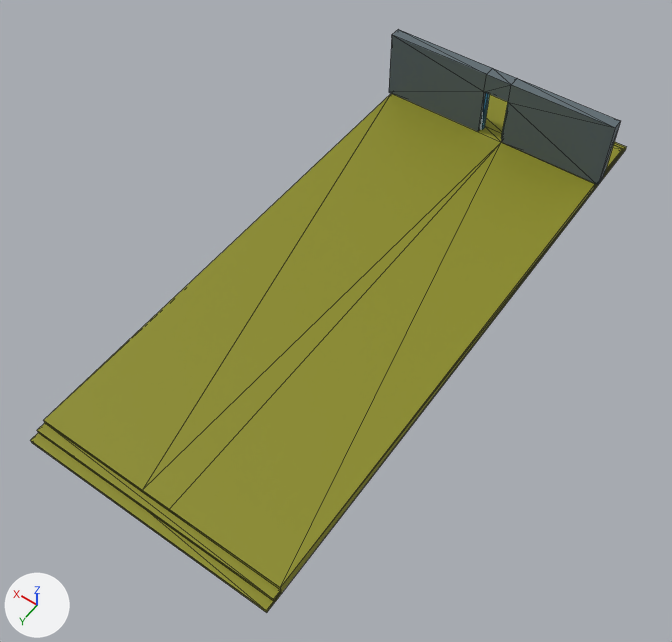
The FBX model OSB3D/Assets/Prefabs/Import/Buildings/BP10_F01_01.fbx: old version first, new version second.
Before and after are seen from a 50 mm lens placed at (9.9, -20.4, 27.1), pointed at (22.1, -37.5, 0.2). The axes (+X, +Y, +Z) are drawn at lower left. The lights are the same throughout. Mesh edges are drawn as thin lines. Vertices at the same position are counted once.

The first picture shows 'BP10_F01_01'.
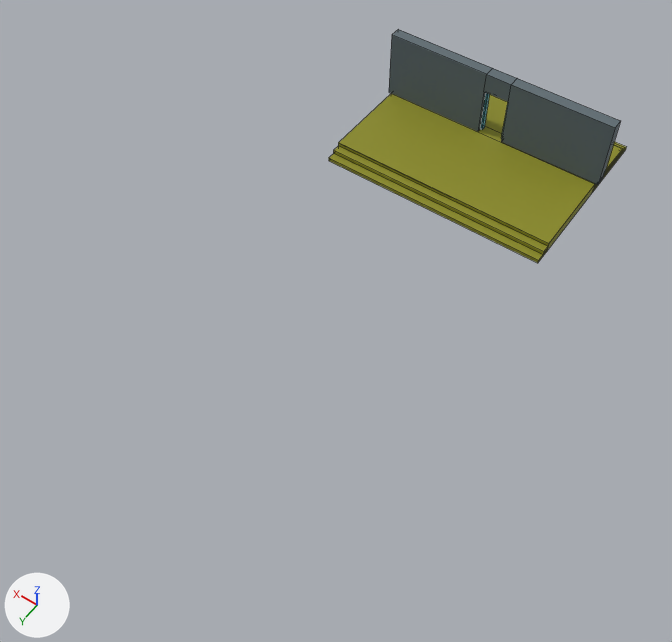
Where the change shows, as pixel boxes (x1, y1, x2, y2) in the pictures (672 x 642 px):
```json
{"object": "BP10_F01_01", "change": "reshaped", "before": [31, 29, 626, 613], "after": [329, 29, 626, 263], "on screen": "50% narrower, 60% shorter"}
{"part": 1, "of": "me_cube_003", "change": "added", "after": [329, 143, 548, 263], "on screen": "yellow"}
{"part": 2, "of": "me_cube_003", "change": "deleted", "before": [31, 421, 281, 613], "on screen": "yellow"}
{"part": 3, "of": "me_cube_003", "change": "cut back", "before": [44, 30, 626, 594], "after": [339, 30, 626, 252]}
```

Edits to the scene script, one JSON object a line:
```json
{"block": "me_cube_003", "where": "# used by ob_bp10_f01_01; location = (22.5, -40.0, 2.5)"}
{"op": "remove", "block": "me_cube_003", "code": "me_cube_003.from_pydata(...)  # 103 vertices, 141 faces; spans x -5.1..5.1, y -12.5..12.5, z -2.5..1.5"}
{"op": "add", "block": "me_cube_003", "code": "me_cube_003.from_pydata(...)  # 103 vertices, 63 faces; spans x -5.1..5.1, y -12.5..-4.5, z -2.5..1.5"}
{"block": "me_cube_003", "change": "me_cube_003 part 1: a new loose piece of 16 vertices spanning x -5.0..5.0, y -5.2..-4.5, z -2.5..-2.0, in mat_slab_006 (yellow #8a8a1b)"}
{"block": "me_cube_003", "change": "me_cube_003 part 2: the loose piece of 16 vertices spanning x -5.0..5.0, y 11.8..12.5, z -2.5..-2.0 is deleted"}
{"block": "me_cube_003", "change": "me_cube_003 part 3"}
{"block": "me_cube_003", "change": "6 vertices are removed from x -5.0..5.0, y 11.8, z -2.5..-2.0"}
{"block": "me_cube_003", "change": "117 faces are deleted"}
{"block": "me_cube_003", "change": "6 vertices are added at (5.0, -5.2, -2.0), (5.0, -5.2, -2.5), (-5.0, -5.2, -2.0), (-5.0, -5.2, -2.5), (0.5, -5.2, -2.0), (-0.6, -5.2, -2.0)"}
{"block": "me_cube_003", "change": "16 new faces join them, mat_frame_006 (blue #55b6e7)"}
{"block": "me_cube_003", "change": "19 new faces join them, mat_slab_006 (yellow #8a8a1b)"}
{"block": "me_cube_003", "change": "15 new faces join them, mat_facade_006 (dark blue #5e6b72)"}
```
